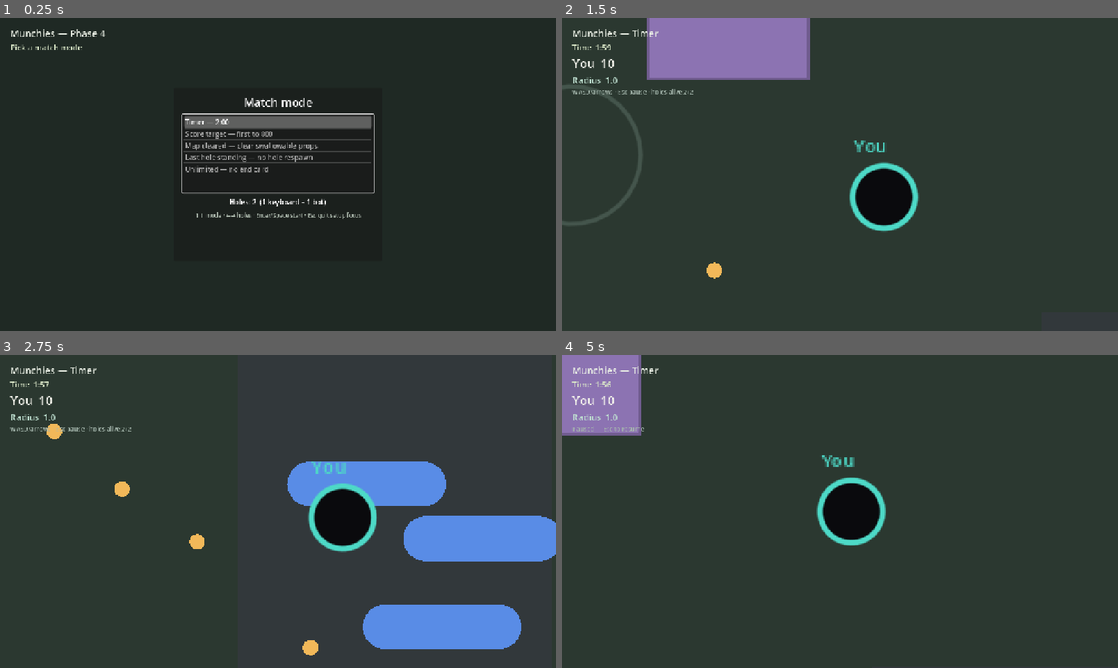
Above: before the commit, frames 1-4 (two rows, left to right).
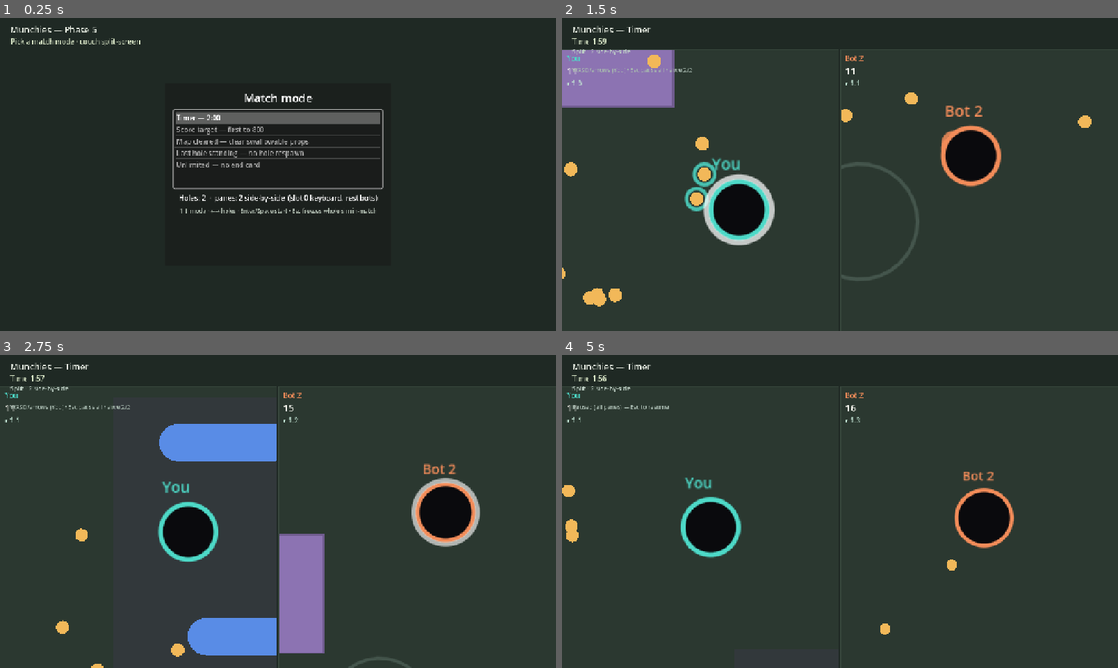
Above: after the commit, the same moments.

Repository: yelsayd/munchies
Game: Godot game, scene res://scenes/main.tscn
Two runs of this game, one before a commit and one after it. Both use one fixed random seed, a clock stepped at 60 frames per second and the inputs below.
Inputs:
- Up to frame 1 (0.25 s): no input
- Up to frame 2 (1.5 s): tap Enter (confirm) at 0.5, 0.6, 1.35 s; hold D (move_right) 0.53-1.28 s; hold S (move_down) from 1.28 s (still down)
- Up to frame 3 (2.75 s): release S (move_down) at 2.03 s; hold D (move_right) from 2.03 s (still down); tap Enter (confirm) at 2.1 s
- Up to frame 4 (5 s): release D (move_right) at 2.78 s; hold W (move_up) 2.78-3.53 s; tap Enter (confirm) at 2.85, 3.6, 4.35 s; hold A (move_left) from 3.53 s (still down); tap Escape (pause) at 4.15 s

The runs differ from the first frame. In frame 1, 5.3% of the frame differs, in the area x 2-69%, y 2-65%; in frame 2, 17%; in frame 3, 24%, in the area x 0-100%, y 2-100%; in frame 4, 9.9%.

Commit message:
Phase 5: couch split-screen, shared pause, denser spawn litter.
One pane per hole (2 side-by-side, 3/4 quadrants) sharing one World2D so every
pane sees the same swallow; slot 0 keyboard, extras bots via Input; Esc freezes
the whole sim. Claim contests stay exclusive. Denser corner litter so food
direction is obvious without a minimap.

Co-authored-by: Yasser Elsayed <yelsayd@users.noreply.github.com>

Diff:
--- a/project.godot
+++ b/project.godot
@@ -6,7 +6,7 @@
 [application]
 
 config/name="Munchies"
-config/description="Local hole-swallow game. Phase 4: match modes, bots via Input, keyboard human."
+config/description="Local hole-swallow game. Phase 5: couch split-screen, keyboard + bots, shared pause."
 run/main_scene="res://scenes/main.tscn"
 config/features=PackedStringArray("4.5", "Forward Plus")
 config/icon="res://icon.svg"
--- a/scenes/main.tscn
+++ b/scenes/main.tscn
@@ -7,18 +7,29 @@
 [node name="Main" type="Node2D"]
 script = ExtResource("1_main")
 
+[node name="WorldHold" type="Node2D" parent="."]
+
 [node name="World" type="Node2D" parent="."]
 script = ExtResource("2_world")
-
-[node name="Camera2D" type="Camera2D" parent="."]
-position = Vector2(0, 0)
-zoom = Vector2(1, 1)
 
 [node name="BlipPlayer" type="AudioStreamPlayer" parent="."]
 stream = ExtResource("3_blip")
 volume_db = -6.0
 
+[node name="SplitLayer" type="CanvasLayer" parent="."]
+layer = 0
+visible = false
+
+[node name="PaneHost" type="Control" parent="SplitLayer"]
+anchors_preset = 15
+anchor_right = 1.0
+anchor_bottom = 1.0
+grow_horizontal = 2
+grow_vertical = 2
+mouse_filter = 2
+
 [node name="HUD" type="CanvasLayer" parent="."]
+layer = 1
 
 [node name="Margin" type="MarginContainer" parent="HUD"]
 anchors_preset = 15
@@ -28,43 +39,43 @@
 grow_vertical = 2
 mouse_filter = 2
 theme_override_constants/margin_left = 24
-theme_override_constants/margin_top = 20
+theme_override_constants/margin_top = 12
 theme_override_constants/margin_right = 24
-theme_override_constants/margin_bottom = 20
+theme_override_constants/margin_bottom = 12
 
 [node name="VBox" type="VBoxContainer" parent="HUD/Margin"]
 layout_mode = 2
 mouse_filter = 2
-theme_override_constants/separation = 4
+theme_override_constants/separation = 2
 
 [node name="Title" type="Label" parent="HUD/Margin/VBox"]
 layout_mode = 2
 theme_override_colors/font_color = Color(0.92, 0.94, 0.9, 1)
-theme_override_font_sizes/font_size = 22
-text = "Munchies — Phase 4"
+theme_override_font_sizes/font_size = 20
+text = "Munchies — Phase 5"
 
 [node name="ModeLine" type="Label" parent="HUD/Margin/VBox"]
 layout_mode = 2
 theme_override_colors/font_color = Color(0.85, 0.90, 0.78, 1)
-theme_override_font_sizes/font_size = 18
+theme_override_font_sizes/font_size = 16
 text = "Pick a match mode"
 
 [node name="Score" type="Label" parent="HUD/Margin/VBox"]
 layout_mode = 2
-theme_override_colors/font_color = Color(0.95, 0.95, 0.92, 1)
-theme_override_font_sizes/font_size = 28
+theme_override_colors/font_color = Color(0.75, 0.82, 0.78, 1)
+theme_override_font_sizes/font_size = 14
 text = ""
 
 [node name="Radius" type="Label" parent="HUD/Margin/VBox"]
 layout_mode = 2
 theme_override_colors/font_color = Color(0.75, 0.88, 0.82, 1)
-theme_override_font_sizes/font_size = 20
+theme_override_font_sizes/font_size = 14
 text = ""
 
 [node name="Hint" type="Label" parent="HUD/Margin/VBox"]
 layout_mode = 2
 theme_override_colors/font_color = Color(0.65, 0.72, 0.68, 1)
-theme_override_font_sizes/font_size = 14
+theme_override_font_sizes/font_size = 13
 text = ""
 
 [node name="Setup" type="PanelContainer" parent="HUD"]
@@ -73,10 +84,10 @@
 anchor_top = 0.5
 anchor_right = 0.5
 anchor_bottom = 0.5
-offset_left = -240.0
-offset_top = -200.0
-offset_right = 240.0
-offset_bottom = 200.0
+offset_left = -260.0
+offset_top = -210.0
+offset_right = 260.0
+offset_bottom = 210.0
 grow_horizontal = 2
 grow_vertical = 2
 
@@ -107,7 +118,7 @@
 [node name="HoleCount" type="Label" parent="HUD/Setup/Margin/VBox"]
 layout_mode = 2
 theme_override_font_sizes/font_size = 16
-text = "Holes: 2  (1 keyboard + 1 bot)"
+text = "Holes: 2  ·  panes: 2 side-by-side"
 horizontal_alignment = 1
 
 [node name="SetupHint" type="Label" parent="HUD/Setup/Margin/VBox"]
--- a/scripts/main.gd
+++ b/scripts/main.gd
@@ -1,16 +1,20 @@
 extends Node2D
-## Phase 4 view: setup → keyboard + bots → Input → sim.step → HUD / end card.
-## No RigidBody2D / physics nodes; rules live in MunchiesSim.
+## Phase 5 view: couch split-screen. Slot 0 = keyboard; extras = bots via Input.
+## One sim; each pane follows its hole with Phase 2 camera rules. Esc pauses all.
+## Gamepads deferred — empty slots stay bots until pads exist.
 
 const PIXELS_PER_METER := 24.0
 const CAMERA_SETTLE := 0.2
 const HOLE_SCREEN_FRACTION := 0.20 ## diameter vs shorter pane side
 const SWALLOW_TWEEN_SEC := 0.20
+const PANE_GAP := 3.0
+const TOP_HUD_BAND := 72.0
 
 enum Screen { SETUP, PLAYING, ENDED }
 
-@onready var camera: Camera2D = $Camera2D
 @onready var world: Node2D = $World
+@onready var world_hold: Node2D = $WorldHold
+@onready var pane_host: Control = $SplitLayer/PaneHost
 @onready var hud: CanvasLayer = $HUD
 @onready var title_label: Label = $HUD/Margin/VBox/Title
 @onready var mode_line: Label = $HUD/Margin/VBox/ModeLine
@@ -26,20 +30,22 @@
 @onready var end_scores: Label = $HUD/EndCard/Margin/VBox/EndScores
 @onready var end_hint: Label = $HUD/EndCard/Margin/VBox/EndHint
 @onready var blip_player: AudioStreamPlayer = $BlipPlayer
+@onready var split_layer: CanvasLayer = $SplitLayer
 
 var sim: MunchiesSim
-var _cam_pos := Vector2.ZERO
-var _cam_zoom := 1.0
 var _paused := false
 var _screen: Screen = Screen.SETUP
 var _mode_index: int = 0 ## Timer highlighted by default
 var _hole_count: int = 2
-var hole_ring_color := Color(0.30, 0.85, 0.78)
 
 ## Presentation-only swallow ghosts: {x,y,radius,tier,scale,age,target_x,target_y,hole_id}
 var swallow_tweens: Array = []
 var swallow_flash: float = 0.0
 var swallow_flash_hole: int = -1
+
+## Per-pane camera / overlay state.
+## {hole_id, camera, cam_pos, cam_zoom, score_label, radius_label, viewport, frame}
+var _panes: Array = []
 
 const MODE_ORDER := [
 	MatchConfig.Mode.TIMER,
@@ -52,6 +58,12 @@
 
 func _ready() -> void:
 	sim = MunchiesSim.new()
+	if world.get_parent() != world_hold:
+		world.reparent(world_hold)
+	world.set("host", self)
+	pane_host.set_anchors_preset(Control.PRESET_FULL_RECT)
+	pane_host.offset_top = TOP_HUD_BAND
+	split_layer.visible = false
 	_build_setup_list()
 	_show_setup()
 
@@ -78,21 +90,34 @@
 
 
 func _refresh_setup_holes() -> void:
-	setup_holes.text = "Holes: %d  (1 keyboard + %d bot%s)" % [
+	setup_holes.text = "Holes: %d  ·  panes: %s  (slot 0 keyboard, rest bots)" % [
 		_hole_count,
-		_hole_count - 1,
-		"" if _hole_count == 2 else "s",
+		_pane_layout_label(_hole_count),
 	]
-	setup_hint.text = "↑↓ mode · ←→ holes · Enter/Space start · Esc quit setup focus"
+	setup_hint.text = "↑↓ mode · ←→ holes · Enter/Space start · Esc freezes whole sim in-match"
+
+
+func _pane_layout_label(n: int) -> String:
+	match n:
+		1:
+			return "1 fullscreen"
+		2:
+			return "2 side-by-side"
+		3:
+			return "3 quadrants (1 blank)"
+		_:
+			return "4 quadrants"
 
 
 func _show_setup() -> void:
 	_screen = Screen.SETUP
 	_paused = false
+	_teardown_panes()
+	split_layer.visible = false
 	setup_panel.visible = true
 	end_panel.visible = false
-	title_label.text = "Munchies — Phase 4"
-	mode_line.text = "Pick a match mode"
+	title_label.text = "Munchies — Phase 5"
+	mode_line.text = "Pick a match mode · couch split-screen"
 	score_label.text = ""
 	radius_label.text = ""
 	hint_label.text = ""
@@ -111,15 +136,9 @@
 	_screen = Screen.PLAYING
 	setup_panel.visible = false
 	end_panel.visible = false
-
-	var hole := sim.player_hole()
-	_cam_pos = Vector2(float(hole["x"]), float(hole["y"])) * PIXELS_PER_METER
-	camera.position = _cam_pos
-	_cam_zoom = _desired_zoom(float(hole["radius"]))
-	camera.zoom = Vector2(_cam_zoom, _cam_zoom)
-	hole_ring_color = MunchiesSim.HOLE_RING_COLORS[0]
+	_rebuild_panes()
+	split_layer.visible = true
 	_update_hud()
-	world.queue_redraw()
 
 
 func _show_end_card() -> void:
@@ -173,6 +192,7 @@
 
 
 func _process_playing(dt: float) -> void:
+	# Shared pause: Esc freezes the whole sim for every pane.
 	if Input.is_action_just_pressed("pause"):
 		_paused = not _paused
 
@@ -184,9 +204,11 @@
 			_show_end_card()
 
 	_tick_presentation(dt)
-	_update_camera(dt)
+	_sync_pane_sizes()
+	_update_cameras(dt)
 	_update_hud()
-	world.queue_redraw()
+	if world != null:
+		world.queue_redraw()
 
 
 func _process_ended() -> void:
@@ -195,6 +217,7 @@
 
 
 func _collect_inputs() -> Dictionary:
+	# Slot 0 = keyboard human. Extra slots = bots emitting Input (pads deferred).
 	var inputs := {}
 	for hole_v in sim.holes:
 		var hole: Dictionary = hole_v
@@ -267,9 +290,192 @@
 	swallow_tweens = keep
 
 
-func _desired_zoom(radius: float) -> float:
-	var vp := get_viewport().get_visible_rect().size
-	var shorter: float = minf(vp.x, vp.y)
+func _teardown_panes() -> void:
+	if world != null and is_instance_valid(world) and world.get_parent() != world_hold:
+		world.reparent(world_hold)
+	for child in pane_host.get_children():
+		child.queue_free()
+	_panes.clear()
+
+
+func _rebuild_panes() -> void:
+	_teardown_panes()
+	var n: int = sim.holes.size()
+	var layout := _make_layout(n)
+	pane_host.add_child(layout)
+
+	var shared_world: World2D = null
+	for i in n:
+		var hole: Dictionary = sim.holes[i]
+		var hole_id: int = int(hole["id"])
+		var cell: Control = layout.get_node("Cell%d" % i) as Control
+
+		var frame := Control.new()
+		frame.set_anchors_preset(Control.PRESET_FULL_RECT)
+		frame.mouse_filter = Control.MOUSE_FILTER_IGNORE
+		cell.add_child(frame)
+
+		var svc := SubViewportContainer.new()
+		svc.set_anchors_preset(Control.PRESET_FULL_RECT)
+		svc.stretch = true
+		svc.mouse_filter = Control.MOUSE_FILTER_IGNORE
+		frame.add_child(svc)
+
+		var sv := SubViewport.new()
+		sv.disable_3d = true
+		sv.transparent_bg = false
+		sv.handle_input_locally = false
+		sv.gui_disable_input = true
+		sv.render_target_update_mode = SubViewport.UPDATE_ALWAYS
+		sv.size = Vector2i(2, 2)
+		svc.add_child(sv)
+
+		if shared_world == null:
+			# First pane owns the World node; others share its World2D.
+			world.reparent(sv)
+			shared_world = sv.world_2d
+		else:
+			sv.world_2d = shared_world
+
+		var cam := Camera2D.new()
+		cam.enabled = true
+		sv.add_child(cam)
+
+		var overlay := MarginContainer.new()
+		overlay.set_anchors_preset(Control.PRESET_FULL_RECT)
+		overlay.mouse_filter = Control.MOUSE_FILTER_IGNORE
+		overlay.add_theme_constant_override("margin_left", 10)
+		overlay.add_theme_constant_override("margin_top", 8)
+		overlay.add_theme_constant_override("margin_right", 10)
+		overlay.add_theme_constant_override("margin_bottom", 8)
+		frame.add_child(overlay)
+
+		var vbox := VBoxContainer.new()
+		vbox.mouse_filter = Control.MOUSE_FILTER_IGNORE
+		vbox.add_theme_constant_override("separation", 2)
+		overlay.add_child(vbox)
+
+		var name_l := Label.new()
+		var slot: int = int(hole.get("slot", i))
+		var ring: Color = MunchiesSim.HOLE_RING_COLORS[clampi(slot, 0, MunchiesSim.HOLE_RING_COLORS.size() - 1)]
+		name_l.text = str(hole.get("name", "Hole"))
+		name_l.add_theme_color_override("font_color", ring)
+		name_l.add_theme_font_size_override("font_size", 16)
+		vbox.add_child(name_l)
+
+		var score_l := Label.new()
+		score_l.add_theme_color_override("font_color", Color(0.95, 0.95, 0.92))
+		score_l.add_theme_font_size_override("font_size", 22)
+		vbox.add_child(score_l)
+
+		var radius_l := Label.new()
+		radius_l.add_theme_color_override("font_color", Color(0.75, 0.88, 0.82))
+		radius_l.add_theme_font_size_override("font_size", 16)
+		vbox.add_child(radius_l)
+
+		var cam_pos := Vector2(float(hole["x"]), float(hole["y"])) * PIXELS_PER_METER
+		cam.position = cam_pos
+		var z: float = _desired_zoom(float(hole["radius"]), Vector2(640, 360))
+		cam.zoom = Vector2(z, z)
+
+		_panes.append({
+			"hole_id": hole_id,
+			"camera": cam,
+			"cam_pos": cam_pos,
+			"cam_zoom": z,
+			"score_label": score_l,
+			"radius_label": radius_l,
+			"viewport": sv,
+			"frame": frame,
+		})
+
+	_sync_pane_sizes()
+	world.queue_redraw()
+
+
+func _make_layout(n: int) -> Control:
+	## 1 fullscreen · 2 side-by-side · 3/4 quadrants (blank cell when n==3).
+	if n == 1:
+		var root := Control.new()
+		_fill_parent(root)
+		root.mouse_filter = Control.MOUSE_FILTER_IGNORE
+		var cell := _make_cell(0)
+		_fill_parent(cell)
+		root.add_child(cell)
+		return root
+
+	if n == 2:
+		var row := HBoxContainer.new()
+		_fill_parent(row)
+		row.mouse_filter = Control.MOUSE_FILTER_IGNORE
+		row.add_theme_constant_override("separation", int(PANE_GAP))
+		for i in 2:
+			var cell := _make_cell(i)
+			cell.size_flags_horizontal = Control.SIZE_EXPAND_FILL
+			cell.size_flags_vertical = Control.SIZE_EXPAND_FILL
+			row.add_child(cell)
+		return row
+
+	# 3 or 4 → 2×2 grid; empty quadrant stays blank with three.
+	var grid := GridContainer.new()
+	grid.columns = 2
+	_fill_parent(grid)
+	grid.mouse_filter = Control.MOUSE_FILTER_IGNORE
+	grid.add_theme_constant_override("h_separation", int(PANE_GAP))
+	grid.add_theme_constant_override("v_separation", int(PANE_GAP))
+	for i in 4:
+		if i < n:
+			var cell := _make_cell(i)
+			cell.size_flags_horizontal = Control.SIZE_EXPAND_FILL
+			cell.size_flags_vertical = Control.SIZE_EXPAND_FILL
+			cell.custom_minimum_size = Vector2(64, 64)
+			grid.add_child(cell)
+		else:
+			var blank := ColorRect.new()
+			blank.color = Color(0.08, 0.10, 0.09)
+			blank.size_flags_horizontal = Control.SIZE_EXPAND_FILL
+			blank.size_flags_vertical = Control.SIZE_EXPAND_FILL
+			blank.custom_minimum_size = Vector2(64, 64)
+			blank.mouse_filter = Control.MOUSE_FILTER_IGNORE
+			grid.add_child(blank)
+	return grid
+
+
+func _fill_parent(node: Control) -> void:
+	node.set_anchors_and_offsets_preset(Control.PRESET_FULL_RECT)
+	node.grow_horizontal = Control.GROW_DIRECTION_BOTH
+	node.grow_vertical = Control.GROW_DIRECTION_BOTH
+
+
+func _make_cell(index: int) -> Control:
+	var cell := PanelContainer.new()
+	cell.name = "Cell%d" % index
+	cell.mouse_filter = Control.MOUSE_FILTER_IGNORE
+	var sb := StyleBoxFlat.new()
+	sb.bg_color = Color(0.05, 0.07, 0.06)
+	sb.set_border_width_all(1)
+	sb.border_color = Color(0.22, 0.28, 0.24)
+	cell.add_theme_stylebox_override("panel", sb)
+	return cell
+
+
+func _sync_pane_sizes() -> void:
+	for pane_v in _panes:
+		var pane: Dictionary = pane_v
+		var frame: Control = pane["frame"]
+		var sv: SubViewport = pane["viewport"]
+		var sz := frame.size
+		if sz.x < 2.0 or sz.y < 2.0:
+			continue
+		var want := Vector2i(maxi(2, int(sz.x)), maxi(2, int(sz.y)))
+		if sv.size != want:
+			sv.size = want
+
+
+func _desired_zoom(radius: float, pane_size: Vector2) -> float:
+	var shorter: float = minf(pane_size.x, pane_size.y)
+	if shorter < 1.0:
+		shorter = 360.0
 	var diameter_m: float = 2.0 * radius
 	var z: float = (HOLE_SCREEN_FRACTION * shorter) / (diameter_m * PIXELS_PER_METER)
 	# Keep at least one suction-diameter of ground around a large hole.
@@ -280,38 +486,53 @@
 	return clampf(z, 0.12, maxf(0.12, max_zoom))
 
 
-func _update_camera(dt: float) -> void:
-	var hole := sim.player_hole()
-	if not bool(hole["alive"]):
-		# Follow a pending respawn spot / last position; camera still settles.
-		pass
-	var target := Vector2(float(hole["x"]), float(hole["y"])) * PIXELS_PER_METER
-	var vel := Vector2(float(hole["vx"]), float(hole["vy"])) * PIXELS_PER_METER
-	var look := vel * 0.15
-	var look_cap: float = 0.4 * float(hole["radius"]) * PIXELS_PER_METER
-	if look.length() > look_cap:
-		look = look.normalized() * look_cap
-	target += look
-
+func _update_cameras(dt: float) -> void:
 	var blend: float = 1.0 - exp(-dt / CAMERA_SETTLE)
-	_cam_pos = _cam_pos.lerp(target, blend)
-	camera.position = _cam_pos
-
-	var desired_zoom: float = _desired_zoom(float(hole["radius"]))
-	_cam_zoom = lerpf(_cam_zoom, desired_zoom, blend)
-	camera.zoom = Vector2(_cam_zoom, _cam_zoom)
+	for pane_v in _panes:
+		var pane: Dictionary = pane_v
+		var hole: Dictionary = sim.hole_by_id(int(pane["hole_id"]))
+		if hole.is_empty():
+			continue
+		var cam: Camera2D = pane["camera"]
+		var target := Vector2(float(hole["x"]), float(hole["y"])) * PIXELS_PER_METER
+		var vel := Vector2(float(hole["vx"]), float(hole["vy"])) * PIXELS_PER_METER
+		var look := vel * 0.15
+		var look_cap: float = 0.4 * float(hole["radius"]) * PIXELS_PER_METER
+		if look.length() > look_cap:
+			look = look.normalized() * look_cap
+		target += look
+
+		var cam_pos: Vector2 = pane["cam_pos"]
+		cam_pos = cam_pos.lerp(target, blend)
+		pane["cam_pos"] = cam_pos
+		cam.position = cam_pos
+
+		var sv: SubViewport = pane["viewport"]
+		var pane_size := Vector2(sv.size)
+		var desired_zoom: float = _desired_zoom(float(hole["radius"]), pane_size)
+		var cam_zoom: float = lerpf(float(pane["cam_zoom"]), desired_zoom, blend)
+		pane["cam_zoom"] = cam_zoom
+		cam.zoom = Vector2(cam_zoom, cam_zoom)
+
+		var score_l: Label = pane["score_label"]
+		var radius_l: Label = pane["radius_label"]
+		score_l.text = "%d" % int(hole["score"])
+		radius_l.text = "r %.1f%s" % [
+			float(hole["radius"]),
+			"" if bool(hole["alive"]) else " · out",
+		]
 
 
 func _update_hud() -> void:
 	if _screen != Screen.PLAYING or sim == null or sim.config == null:
 		return
-	var hole := sim.player_hole()
 	title_label.text = "Munchies — %s" % sim.config.label()
 	mode_line.text = _mode_line_text()
-	score_label.text = "You  %d" % int(hole["score"])
-	radius_label.text = "Radius  %.1f" % float(hole["radius"])
+	# Shared band: mode line only. Per-hole score/radius live in each pane.
+	score_label.text = "Split · %s" % _pane_layout_label(sim.holes.size())
+	radius_label.text = ""
 	if _paused:
-		hint_label.text = "Paused — Esc to resume"
+		hint_label.text = "Paused (all panes) — Esc to resume"
 	elif sim.match_over and not sim.config.has_end_card():
 		hint_label.text = "Unlimited running — Esc pause"
 	else:
@@ -319,7 +540,7 @@
 		for h in sim.holes:
 			if h["alive"]:
 				alive_n += 1
-		hint_label.text = "WASD/arrows · Esc pause · holes alive %d/%d" % [alive_n, sim.holes.size()]
+		hint_label.text = "WASD/arrows (You) · Esc pause all · alive %d/%d" % [alive_n, sim.holes.size()]
 
 
 func _mode_line_text() -> String:
--- a/scripts/world_view.gd
+++ b/scripts/world_view.gd
@@ -1,6 +1,7 @@
 extends Node2D
 ## Draws the map: ground, parks, roads, props (large→small), all holes on top.
 ## Too-big props stay under holes and never block movement (sim owns that).
+## Shared across split-screen panes via one World2D — every pane sees the same swallow.
 
 const PIXELS_PER_METER := 24.0
 
@@ -13,11 +14,14 @@
 	4: Color(0.40, 0.38, 0.42),
 }
 
-@onready var main: Node2D = get_parent()
+## Set by main.gd (World may live under a SubViewport, not under Main).
+var host: Node = null
 
 
 func _draw() -> void:
-	var sim: MunchiesSim = main.sim as MunchiesSim
+	if host == null:
+		return
+	var sim: MunchiesSim = host.sim as MunchiesSim
 	if sim == null or sim.holes.is_empty():
 		return
 
@@ -64,9 +68,19 @@
 		var tier: int = int(prop["tier"])
 		var col: Color = TIER_COLORS.get(tier, Color.WHITE) as Color
 		_draw_tier_shape(tier, pos, r, col)
+		# Contested / claimed: only the claiming hole owns the prop — ring in that hole's color.
+		var claimed: int = int(prop.get("claimed_by", -1))
+		if claimed != -1:
+			var claimer: Dictionary = sim.hole_by_id(claimed)
+			if not claimer.is_empty():
+				var slot: int = int(claimer.get("slot", 0))
+				var ring: Color = MunchiesSim.HOLE_RING_COLORS[clampi(slot, 0, MunchiesSim.HOLE_RING_COLORS.size() - 1)]
+				ring.a = 0.85
+				draw_arc(pos, r + 3.0, 0.0, TAU, 24, ring, 2.0, true)
 
 	# Active swallow tweens (presentation only; sim already removed the prop).
-	for tw in main.swallow_tweens:
+	# Every pane shares this World2D, so both sides see the same swallow.
+	for tw in host.swallow_tweens:
 		var t: Dictionary = tw
 		var pos := Vector2(float(t["x"]), float(t["y"])) * PIXELS_PER_METER
 		var r: float = float(t["radius"]) * float(t["scale"]) * PIXELS_PER_METER
@@ -99,8 +113,8 @@
 			ring
 		)
 
-		if main.swallow_flash > 0.0 and int(hole["id"]) == int(main.swallow_flash_hole):
-			var flash_a: float = clampf(main.swallow_flash / 0.18, 0.0, 1.0)
+		if host.swallow_flash > 0.0 and int(hole["id"]) == int(host.swallow_flash_hole):
+			var flash_a: float = clampf(host.swallow_flash / 0.18, 0.0, 1.0)
 			draw_arc(hpos, hr + 4.0, 0.0, TAU, 64, Color(1, 1, 1, flash_a), 3.5, true)
 
 
--- a/sim/sim.gd
+++ b/sim/sim.gd
@@ -1,7 +1,7 @@
 class_name MunchiesSim
 extends RefCounted
 ## Pure simulation for Munchies. No scene tree, no physics nodes.
-## Phase 4: MatchConfig modes, 2–4 holes, player swallow, respawn, match end.
+## Phase 5 couch: same step for all panes; claims exclusive; modes own respawn/elim.
 
 const START_RADIUS := 1.0
 const START_MASS := 1.0
@@ -196,15 +196,24 @@
 		Rect2(35, 20, 10, 40),
 	]
 
-	# --- Tier 0 litter (140): packed in parks so every spawn can eat within a second ---
+	# --- Tier 0 litter: parks + dense rings/trails at every spawn so the inward path reads ---
 	_scatter_props(0, TIER0_RADIUS, 55, Vector2(0, 0), 16.0, 3.0)
 	_scatter_props(0, TIER0_RADIUS, 42, Vector2(28, -22), 12.0, 2.0)
 	_scatter_props(0, TIER0_RADIUS, 43, Vector2(-30, 24), 12.0, 2.0)
-	# Trail of litter from each spawn inward so early game is never empty.
-	_scatter_along_line(0, TIER0_RADIUS, 12, Vector2(-55, -55), Vector2(-20, -20))
-	_scatter_along_line(0, TIER0_RADIUS, 12, Vector2(55, -55), Vector2(20, -20))
-	_scatter_along_line(0, TIER0_RADIUS, 12, Vector2(-55, 55), Vector2(-20, 20))
-	_scatter_along_line(0, TIER0_RADIUS, 12, Vector2(55, 55), Vector2(20, 20))
+	# Dense litter around each corner spawn (pad clear runs after); food direction is obvious.
+	for pad_v in SPAWN_PADS:
+		var pad: Vector2 = pad_v
+		_scatter_props(0, TIER0_RADIUS, 22, pad, 11.0, 0.0)
+	# Thick trails from each spawn toward the center parks.
+	_scatter_along_line(0, TIER0_RADIUS, 22, Vector2(-55, -55), Vector2(-18, -18))
+	_scatter_along_line(0, TIER0_RADIUS, 22, Vector2(55, -55), Vector2(18, -18))
+	_scatter_along_line(0, TIER0_RADIUS, 22, Vector2(-55, 55), Vector2(-18, 18))
+	_scatter_along_line(0, TIER0_RADIUS, 22, Vector2(55, 55), Vector2(18, 18))
+	# A second offset trail so the corridor reads even after a few swallows.
+	_scatter_along_line(0, TIER0_RADIUS, 10, Vector2(-52, -58), Vector2(-22, -16))
+	_scatter_along_line(0, TIER0_RADIUS, 10, Vector2(58, -52), Vector2(16, -22))
+	_scatter_along_line(0, TIER0_RADIUS, 10, Vector2(-58, 52), Vector2(-16, 22))
+	_scatter_along_line(0, TIER0_RADIUS, 10, Vector2(52, 58), Vector2(22, 16))
 
 	# --- Tier 1 street props (70): parks + near roads ---
 	_scatter_props(1, TIER1_RADIUS, 22, Vector2(0, 0), 20.0, 4.0)
--- a/tests/test_sim.gd
+++ b/tests/test_sim.gd
@@ -1,5 +1,5 @@
 extends SceneTree
-## Headless Phase 1–4 checks. Run:
+## Headless Phase 1–5 checks. Run:
 ##   godot --headless --path . -s res://tests/test_sim.gd
 
 func _init() -> void:
@@ -16,7 +16,9 @@
 	failed += _check_slowdown()
 	failed += _check_map_clamp()
 	failed += _check_phase2_map()
+	failed += _check_spawn_food_nearby()
 	failed += _check_claims_closest()
+	failed += _check_claim_sticks_on_contest()
 	failed += _check_progression_gates()
 	failed += _check_match_config_flags()
 	failed += _check_timer_ends()
@@ -29,7 +31,7 @@
 	failed += _check_player_swallow()
 
 	if failed == 0:
-		print("PASS: all Phase 1–4 sim checks")
+		print("PASS: all Phase 1–5 sim checks")
 		quit(0)
 	else:
 		print("FAIL: %d check(s) failed" % failed)
@@ -199,6 +201,50 @@
 		print("FAIL claim expected hole 2, got ", prop["claimed_by"], " events=", events.size())
 		return 1
 	print("ok claims closest")
+	return 0
+
+
+func _check_claim_sticks_on_contest() -> int:
+	## Only the claiming hole keeps a contested prop while still in suction.
+	var sim := MunchiesSim.new()
+	sim.setup_empty(1, 40.0)
+	sim.holes.clear()
+	sim.holes.append(MunchiesSim.make_hole(1, 0.0, 0.0, false, 0))
+	sim.holes.append(MunchiesSim.make_hole(2, 3.5, 0.0, true, 1))
+	sim.objects.append(MunchiesSim.make_prop(10, 1.2, 0.0, 0, MunchiesSim.TIER0_RADIUS))
+	sim.step({1: Vector2.ZERO, 2: Vector2.ZERO}, 1.0 / 60.0)
+	var prop: Dictionary = sim.objects[0]
+	if int(prop["claimed_by"]) != 1:
+		print("FAIL contest setup: expected claim by hole 1, got ", prop["claimed_by"])
+		return 1
+	# Move hole 2 closer than hole 1; claim must stick with 1 while 1 still sucks.
+	sim.holes[1]["x"] = 1.5
+	sim.step({1: Vector2.ZERO, 2: Vector2.ZERO}, 1.0 / 60.0)
+	if int(prop["claimed_by"]) != 1:
+		print("FAIL contested prop stolen by closer hole; claimed_by=", prop["claimed_by"])
+		return 1
+	print("ok claim sticks on contest")
+	return 0
+
+
+func _check_spawn_food_nearby() -> int:
+	## Corner spawns should see dense litter just outside the pad clear so food direction is obvious.
+	var sim := MunchiesSim.new()
+	sim.setup_match(MatchConfig.for_mode(MatchConfig.Mode.TIMER, 2), 42)
+	for pad_v in MunchiesSim.SPAWN_PADS:
+		var pad: Vector2 = pad_v
+		var near := 0
+		for prop_v in sim.objects:
+			var prop: Dictionary = prop_v
+			if not bool(prop["alive"]) or int(prop["tier"]) != 0:
+				continue
+			var p := Vector2(float(prop["x"]), float(prop["y"]))
+			if p.distance_to(pad) < 14.0:
+				near += 1
+		if near < 12:
+			print("FAIL spawn food too sparse at ", pad, " near=", near)
+			return 1
+	print("ok spawn food nearby")
 	return 0
 
 
